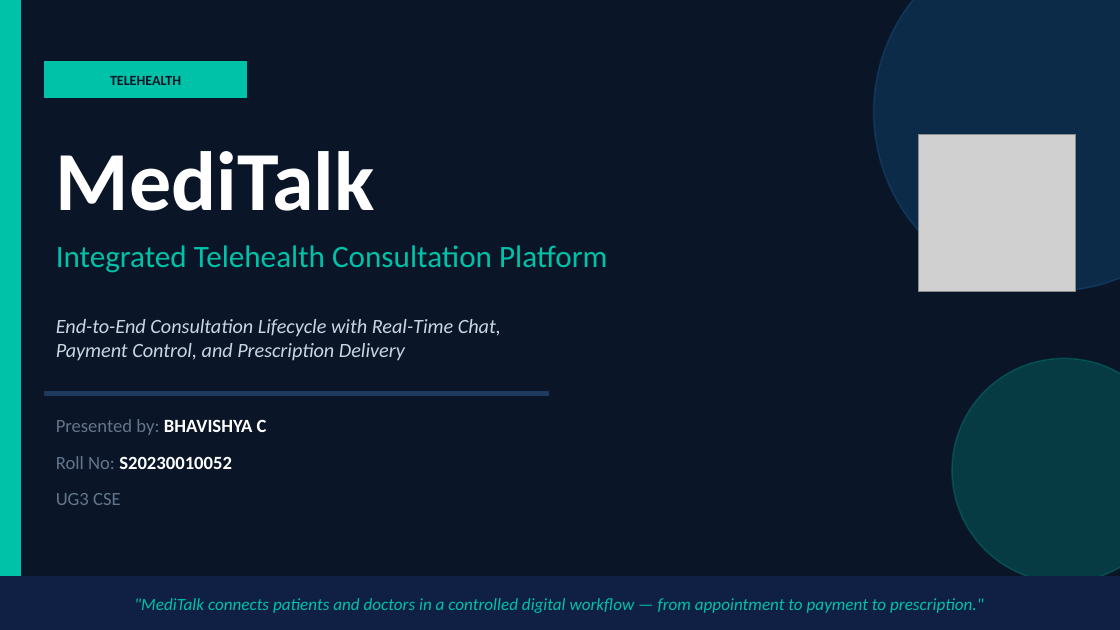
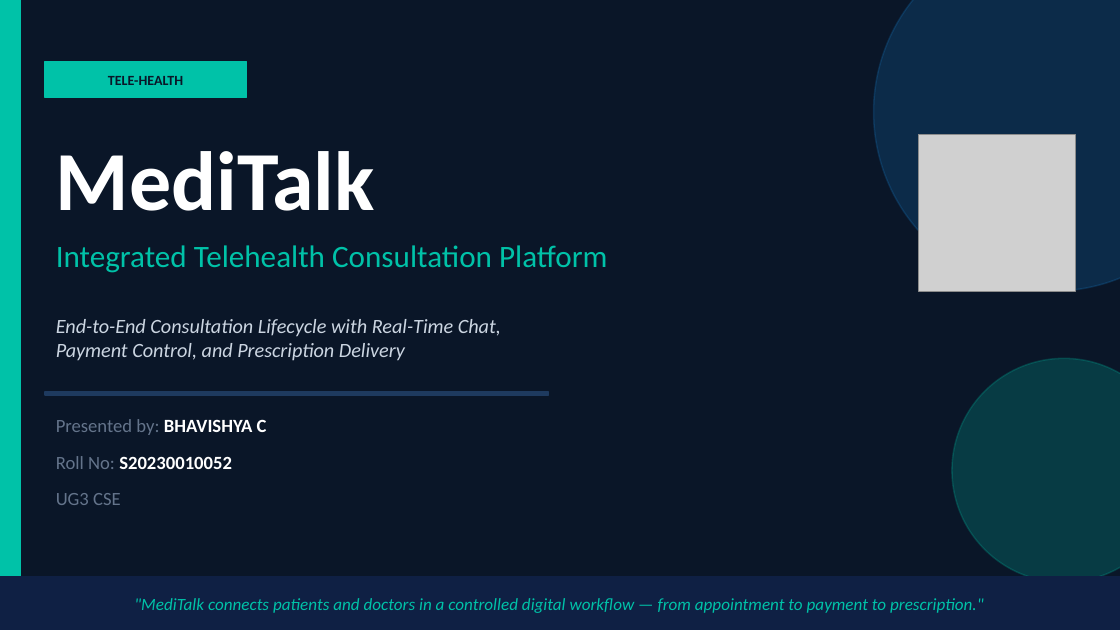
Before and after one commit to BHAVISHYA6/MediTalk, a slide deck: slide 1 of MediTalk_Presentation.pptx. Drawn at 1120x630 pixels with LibreOffice and Linux fonts; fonts in the diff are those of the drawing; grey boxes stand for pictures. Boxes give left, top, right and bottom in pixels: in the first picture for what was removed or moved away, otherwise in the second. Text is boxed around its words. In the diff, an @@ line names an element or a change of style, - is before the commit and + after.

```diff
--- a/MediTalk_Presentation.pptx
+++ b/MediTalk_Presentation.pptx
@@ text at box(108, 76, 183, 85): text changed @@
-TELEHEALTH
+TELE-HEALTH
```
Also in this commit, not shown: 2 other slides changed, 5 other files.
